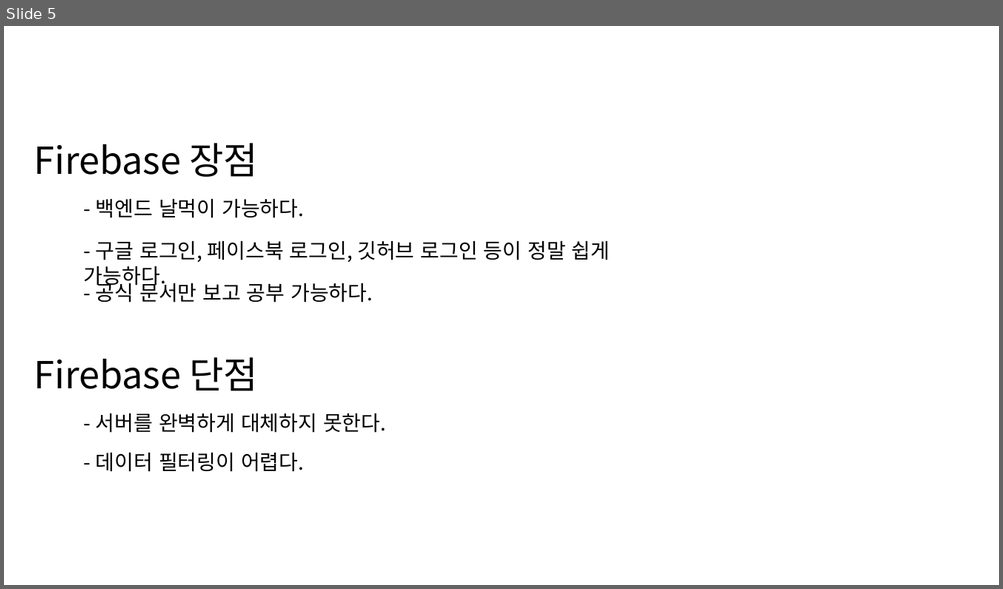
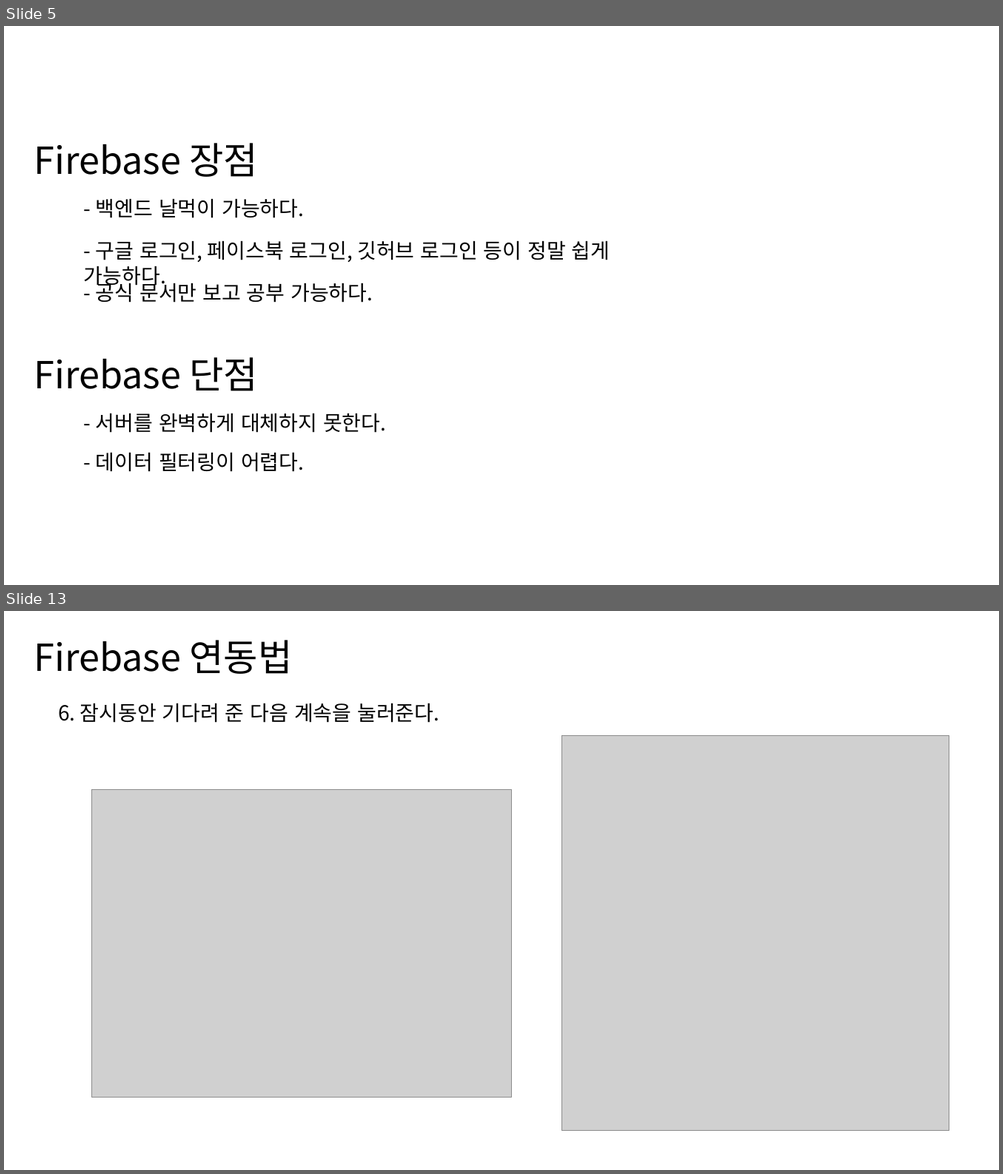
Before and after one commit to ckstmznf/2022-EDCAN-Class, a slide deck: PPT/2. Firebase/Firebase.pptx. Shown one above the other, each under a label of ours: slide 5 before the commit, slides 5 and 13 after it; the slides between them are not shown. The pictures are 1003x589 and 1003x1174 pixels, drawn with LibreOffice and Linux fonts; fonts in the diff are those of the drawing; grey boxes stand for pictures. Boxes give left, top, right and bottom in pixels: in the first picture for what was removed or moved away, otherwise in the second. Text is boxed around its words. In the diff, an @@ line names an element or a change of style, - is before the commit and + after.

```diff
--- a/PPT/2. Firebase/Firebase.pptx
+++ b/PPT/2. Firebase/Firebase.pptx
@@ slide 13 added at [4,611,999,1170], background #FFFFFF @@
@@ text added at [34,640,293,674], 36 pt, text #000000 @@
+Firebase 연동법
@@ text added at [58,703,439,723], 20 pt, text #000000 @@
+6. 잠시동안 기다려 준 다음 계속을 눌러준다.
@@ picture added at [562,735,949,1131] @@
@@ picture added at [92,789,512,1097] @@
```
Also in this commit, not shown: 5 slides changed, 11 other slides added, 8 slides removed, 52 other files.
